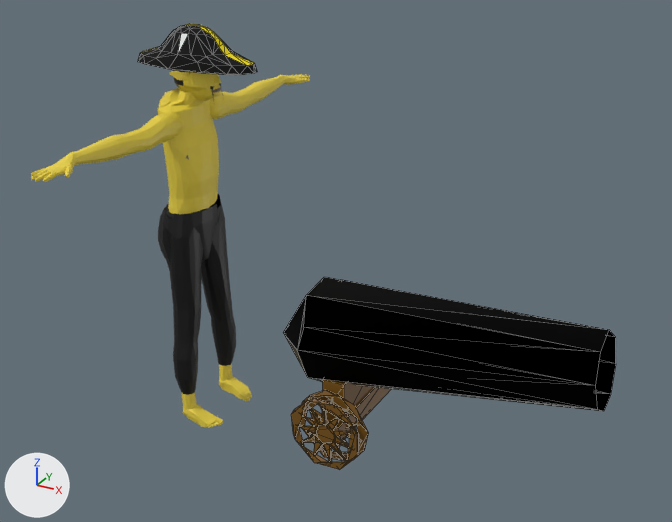
One commit to the glTF model Gangsta Wizards/Main/Card Shark Campaign/Character Models/Goblins/goblin_7.glb: the scene before it, then after it.
Camera for both pictures: a camera (50 mm lens) standing at (1.878, -2.397, 1.513) and looking at (0.562, -0.004, 0.316). The lights are fixed; the arrows at lower left show +X, +Y and +Z. The older version comes first. Mesh edges are drawn as thin lines on the coarser meshes. Where no turn or scale is listed for an object, it has been applied to the vertices. Vertices at exactly the same position are counted once.

In view in the first picture: 'Body Mass', 'Cannon', 'Hat', 'Support', 'Wheels'.
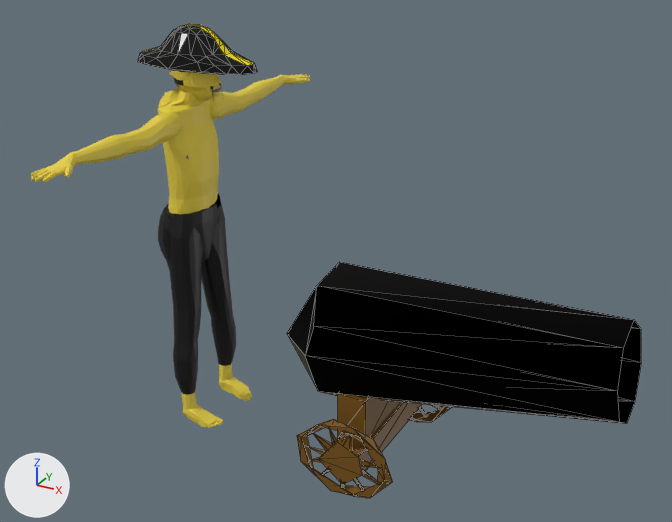
Where the change shows, as pixel boxes [x1, y1, x2, y2] in the pictures (672 x 522 px):
'Cannon', reshaped, moved, turned
    before: [283, 277, 616, 411]
    after: [287, 262, 641, 424]
'Wheels', reshaped, moved, turned, rescaled
    before: [291, 390, 368, 470]
    after: [297, 405, 451, 498]
'Support', moved, rescaled (28% wider, 35% taller)
    before: [311, 379, 391, 446]
    after: [319, 393, 422, 484]
'Wheels.001', added (mostly hidden)
    after: [409, 405, 450, 422]
part 3 of me_cylinder_003, deleted (brown)
    before: [300, 390, 368, 461]
part 4 of me_cylinder_003, added (brown)
    after: [297, 419, 393, 498]
part 5 of me_cylinder_003, added (mostly hidden)
    after: [410, 405, 451, 422]
part 6 of me_cylinder_003, deleted (brown)
    before: [291, 398, 359, 470]

Diff of the bpy script that builds the scene:
```diff
--- a/Gangsta Wizards/Main/Card Shark Campaign/Character Models/Goblins/goblin_7.glb.py
+++ b/Gangsta Wizards/Main/Card Shark Campaign/Character Models/Goblins/goblin_7.glb.py
@@ me_cylinder @@
 # used by ob_cannon; location = (0.835, 0.028, 0.075); rotation_euler = (0.0, 1.473, 0.0), in degrees (0, 84, 0)
-me_cylinder.from_pydata(...)  # 33 vertices, 62 faces; spans x -0.18..0.177, y -0.179..0.183, z -0.433..0.604
+me_cylinder.from_pydata(...)  # 33 vertices, 62 faces; spans x 0.428..1.515, y -0.191..0.266, z -0.169..0.304
+# me_cylinder part 1: 33 of 33 vertices moved; they spanned x -0.18..0.177, y -0.179..0.183, z -0.433..0.604 and now span x 0.428..1.515, y -0.191..0.266, z -0.169..0.304; mean shift (0.787, 0.035, 0.186)
 me_cylinder.materials.append(mat_cast_iron)
@@ me_cube @@
 # used by ob_support; location = (0.613, 0.03, -0.126)
-me_cube.from_pydata(...)  # 18 vertices, 28 faces; spans x -0.063..0.062, y -0.206..0.208, z -0.158..0.067
+me_cube.from_pydata(...)  # 18 vertices, 28 faces; spans x 0.617..0.774, y -0.222..0.3, z -0.358..-0.074
+# me_cube part 2: the whole mesh is scaled about its middle by 1.26, then moved by (0.696, 0.038, -0.171)
 me_cube.materials.append(mat_wood_support)
@@ me_cylinder_003 @@
 # used by ob_wheels; parent = ob_cannon; location = (0.273, -0.205, -0.247); rotation_euler = (1.571, -1.473, 0.0), in degrees (90, -84, 0); scale = (0.646, 0.646, 0.126)
-me_cylinder_003.from_pydata(...)  # 135 vertices, 270 faces; spans x -0.209..0.209, y -0.199..0.199, z -0.45..0.038
+me_cylinder_003.from_pydata(...)  # 136 vertices, 262 faces; spans x 0.522..0.876, y -0.219..0.295, z -0.405..-0.133
+# me_cylinder_003 part 3: 68 vertices removed from x -0.209..0.209, y -0.199..0.199, z -0.45..-0.373
+# me_cylinder_003 part 4: 68 vertices added at x 0.522..0.876, y -0.219..-0.199, z -0.405..-0.133
+# me_cylinder_003 part 5: 68 vertices added at x 0.522..0.876, y 0.275..0.295, z -0.405..-0.133
+# me_cylinder_003 part 6: 67 vertices removed from x -0.191..0.191, y -0.188..0.191, z -0.038..0.038
 me_cylinder_003.materials.append(mat_wood_support)
@@ me_cylinder_009 @@
+me_cylinder_009.from_pydata(...)  # 68 vertices, 131 faces; spans x -0.094..0.26, y -0.354..-0.335, z -0.184..0.087
+me_cylinder_009.materials.append(mat_wood_support)  # brown #77520f
@@ ob_cannon @@
 ob_cannon = bpy.data.objects.new('Cannon', me_cylinder)
-ob_cannon.location = (0.835, 0.028, 0.075)
-ob_cannon.rotation_euler = (0.0, 1.473, 0.0)  # degrees (0, 84, 0)
+ob_cannon.location = (0.0, 0.0, 0.0)
@@ ob_support @@
 ob_support = bpy.data.objects.new('Support', me_cube)
-ob_support.location = (0.613, 0.03, -0.126)
+ob_support.location = (0.0, 0.0, 0.0)
@@ ob_wheels @@
 ob_wheels.parent = ob_cannon
-ob_wheels.location = (0.273, -0.205, -0.247)
-ob_wheels.rotation_euler = (1.571, -1.473, 0.0)  # degrees (90, -84, 0)
-ob_wheels.scale = (0.646, 0.646, 0.126)
+ob_wheels.location = (0.0, 0.0, 0.0)
@@ ob_wheels_001 @@
+ob_wheels_001 = bpy.data.objects.new('Wheels.001', me_cylinder_009)
+ob_wheels_001.location = (0.616, 0.629, -0.22)
```
